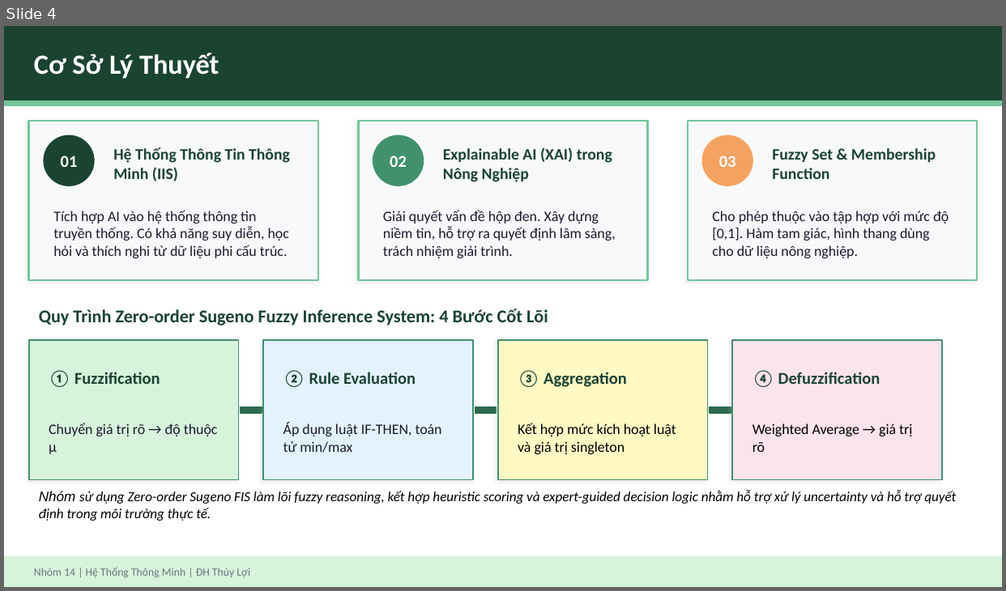
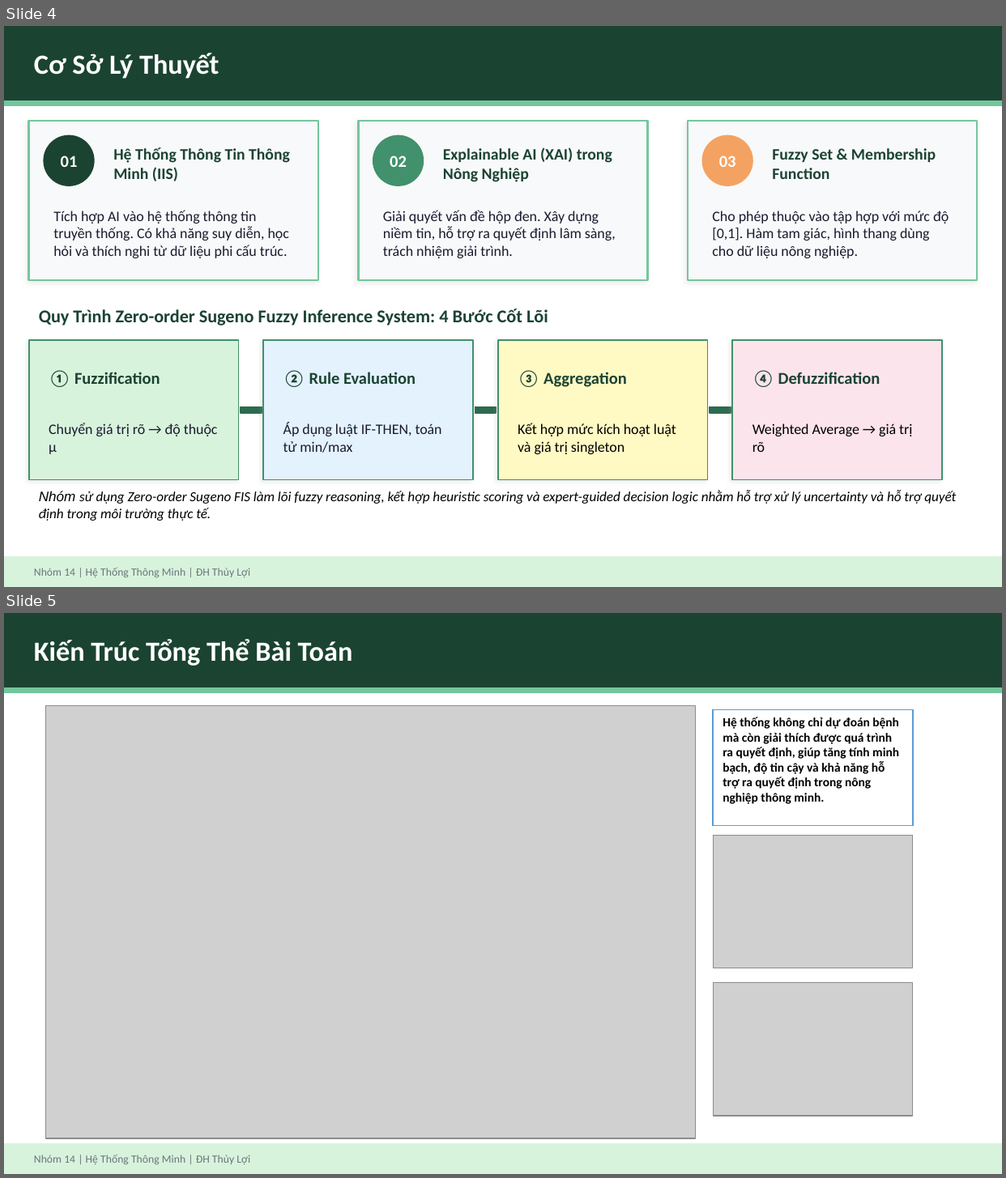
Before and after one commit to ThuanTrD/he_thong_thong_minh, a slide deck: notes/baocao/HTTM_Nhom14_Slides_v2.0.pptx. Shown one above the other, each under a label of ours: slide 4 before the commit, slides 4 and 5 after it. The pictures are 1006x591 and 1006x1178 pixels, drawn with LibreOffice and Linux fonts; fonts in the diff are those of the drawing; grey boxes stand for pictures. Boxes give left, top, right and bottom in pixels: in the first picture for what was removed or moved away, otherwise in the second. Text is boxed around its words. In the diff, an @@ line names an element or a change of style, - is before the commit and + after.

```diff
--- a/notes/baocao/HTTM_Nhom14_Slides_v2.0.pptx
+++ b/notes/baocao/HTTM_Nhom14_Slides_v2.0.pptx
@@ slide 5 added at <box>4,613,1002,1174</box>, background #FFFFFF @@
@@ rectangle added at <box>4,613,1002,688</box>, fill #1B4332, outline #1B4332 1 pt @@
@@ text added at <box>34,639,353,666</box>, 20 pt, text #FFFFFF, bold @@
+Kiến Trúc Tổng Thể Bài Toán
@@ rectangle added at <box>4,688,1002,693</box>, fill #74C69D, outline #74C69D 1 pt @@
@@ picture added at <box>46,706,696,1139</box> @@
@@ rectangle added at <box>713,710,912,825</box>, fill #FFFFFF, outline #5B9BD5 1 pt, 9 pt, text #000000, bold @@
+Hệ thống không chỉ dự đoán bệnh mà còn giải thích được quá trình ra quyết định, giúp tăng tính minh bạch, độ tin cậy và khả năng hỗ trợ ra quyết định trong nông nghiệp thông minh.
@@ picture added at <box>713,836,912,969</box> @@
@@ picture added at <box>713,983,912,1116</box> @@
@@ rectangle added at <box>4,1145,1002,1174</box>, fill #D8F3DC, outline #D8F3DC 1 pt @@
@@ text added at <box>34,1155,250,1165</box>, 8 pt, text #6C757D @@
+Nhóm 14 | Hệ Thống Thông Minh | ĐH Thủy Lợi
```
Also in this commit, not shown: 4 other files.
